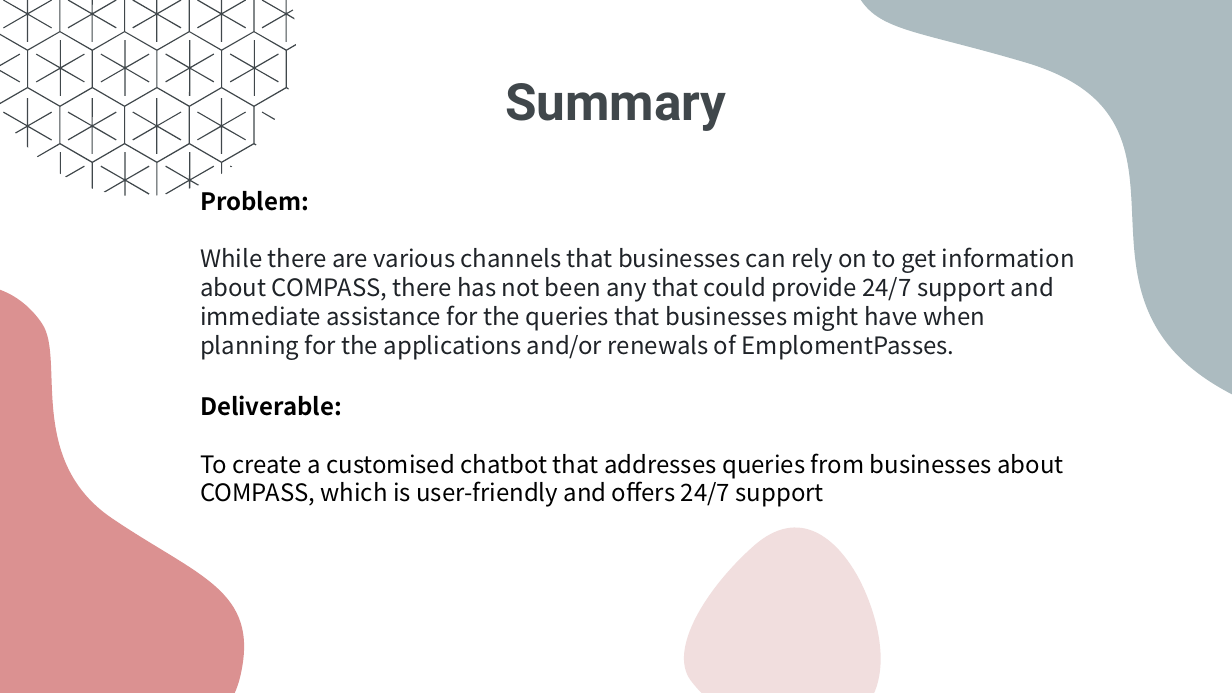
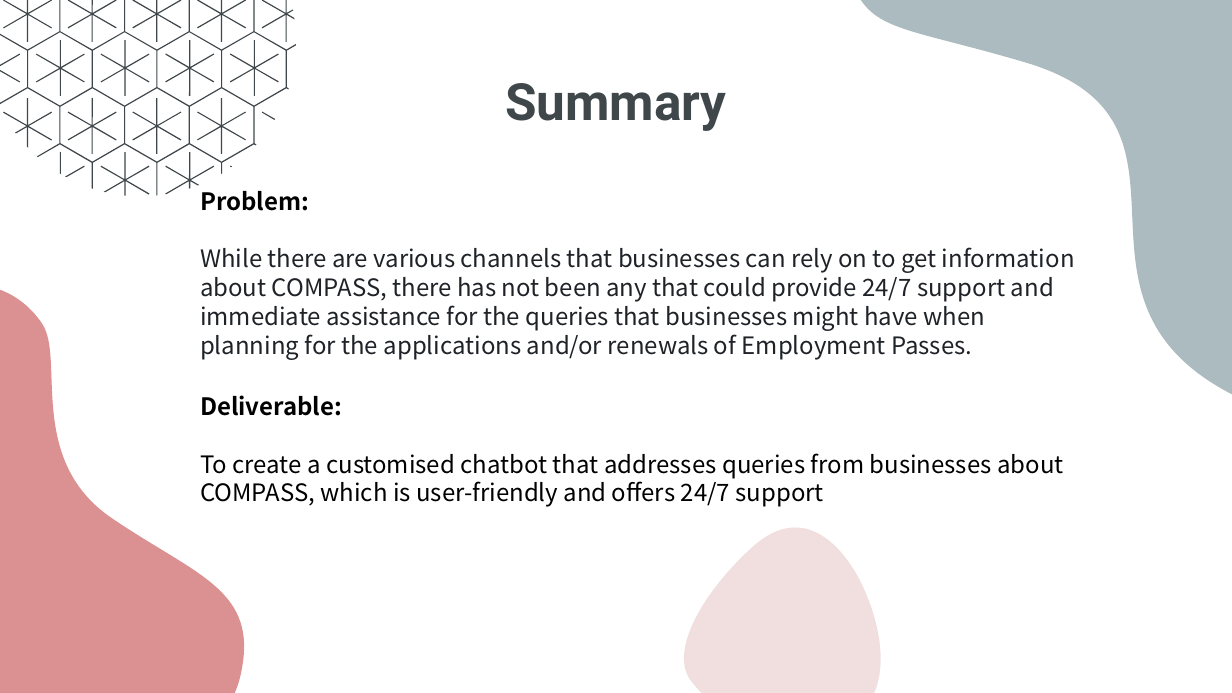
Before and after one commit to llclin/GA_Capstone, a slide deck: slide 15 of Capstone_powerpoint.pptx (slide 16 before the commit). Drawn at 1232x693 pixels with LibreOffice and Linux fonts; fonts in the diff are those of the drawing. Boxes give left, top, right and bottom in pixels: in the first picture for what was removed or moved away, otherwise in the second. Text is boxed around its words. In the diff, an @@ line names an element or a change of style, - is before the commit and + after.

```diff
--- a/Capstone_powerpoint.pptx
+++ b/Capstone_powerpoint.pptx
@@ text at bbox=[200, 247, 1075, 360]: text changed @@
-While there are various channels that businesses can rely on to get information about COMPASS, there has not been any that could provide 24/7 support and immediate assistance for the queries that businesses might have when planning for the applications and/or renewals of EmplomentPasses.
+While there are various channels that businesses can rely on to get information about COMPASS, there has not been any that could provide 24/7 support and immediate assistance for the queries that businesses might have when planning for the applications and/or renewals of Employment Passes.
```
Also in this commit, not shown: 3 other slides changed, 1 other file.
